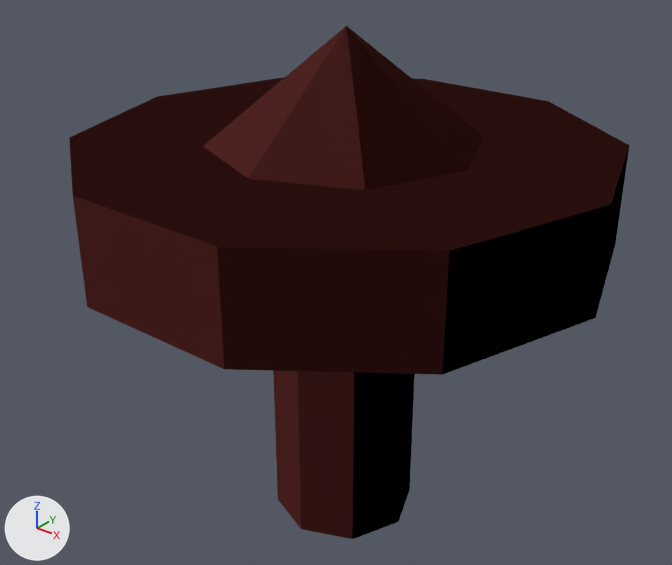
Two versions of the glTF model public/model/quaternius/nature/Mushroom.glb, one commit apart.
Camera for both pictures: a 50 mm lens placed at (0.833, -1.065, 1.079), pointed at (-0.014, -0.006, 0.423). Arrows for +X, +Y and +Z are at lower left; the lights stay in place. The first picture is the older version. Vertices at exactly the same position are counted once.

Names of what the first picture shows: 'filler_Mushroom'.
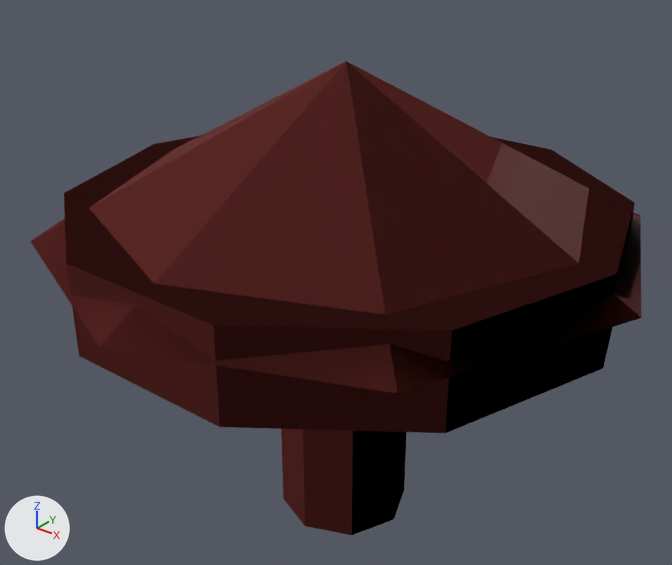
Where the change shows, as pixel boxes (x1, y1, x2, y2) in the pictures (672 x 565 px; the box of a moved part takes in the faces that stretch with it):
```json
{"object": "filler_Mushroom", "change": "reshaped", "before": [69, 26, 629, 539], "after": [31, 61, 641, 535], "on screen": "9% wider, 8% shorter"}
{"part": 1, "of": "me_mushroom", "change": "moved or reshaped", "before": [273, 371, 415, 539], "after": [281, 429, 406, 535]}
{"part": 2, "of": "me_mushroom", "change": "moved or reshaped", "before": [69, 77, 629, 375], "after": [64, 136, 635, 433]}
{"part": 3, "of": "me_mushroom", "change": "deleted", "before": [203, 26, 484, 190], "on screen": "red"}
{"part": 4, "of": "me_mushroom", "change": "added", "after": [31, 61, 641, 393], "on screen": "red"}
```

Edits to the scene script, one JSON object a line:
```json
{"block": "me_mushroom", "where": "# used by ob_filler_mushroom; location = (0.0, 0.0, 0.0)"}
{"op": "remove", "block": "me_mushroom", "code": "me_mushroom.from_pydata(...)  # 49 vertices, 78 faces; spans x -0.42..0.42, y -0.399..0.399, z 0.0..0.83"}
{"op": "add", "block": "me_mushroom", "code": "me_mushroom.from_pydata(...)  # 50 vertices, 78 faces; spans x -0.48..0.48, y -0.48..0.48, z 0.0..0.78"}
{"block": "me_mushroom", "change": "me_mushroom part 1: the loose piece of 18 vertices spanning x -0.12..0.12, y -0.12..0.12, z 0.0..0.56 is scaled about the mesh origin by (0.917, 0.917, 0.857)"}
{"block": "me_mushroom", "change": "me_mushroom part 2: the loose piece of 22 vertices spanning x -0.42..0.42, y -0.399..0.399, z 0.5..0.66 is scaled about its middle by (1.05, 1.05, 0.875), then moved by (0.0, 0.0, -0.08)"}
{"block": "me_mushroom", "change": "me_mushroom part 3: the loose piece of 9 vertices spanning x -0.275..0.275, y -0.275..0.275, z 0.61..0.83 is deleted"}
{"block": "me_mushroom", "change": "me_mushroom part 4"}
{"block": "me_mushroom", "change": "10 vertices are added at x -0.48..0.48, y -0.48..0.48, z 0.52..0.78"}
{"block": "me_mushroom", "change": "14 new faces join them"}
```
